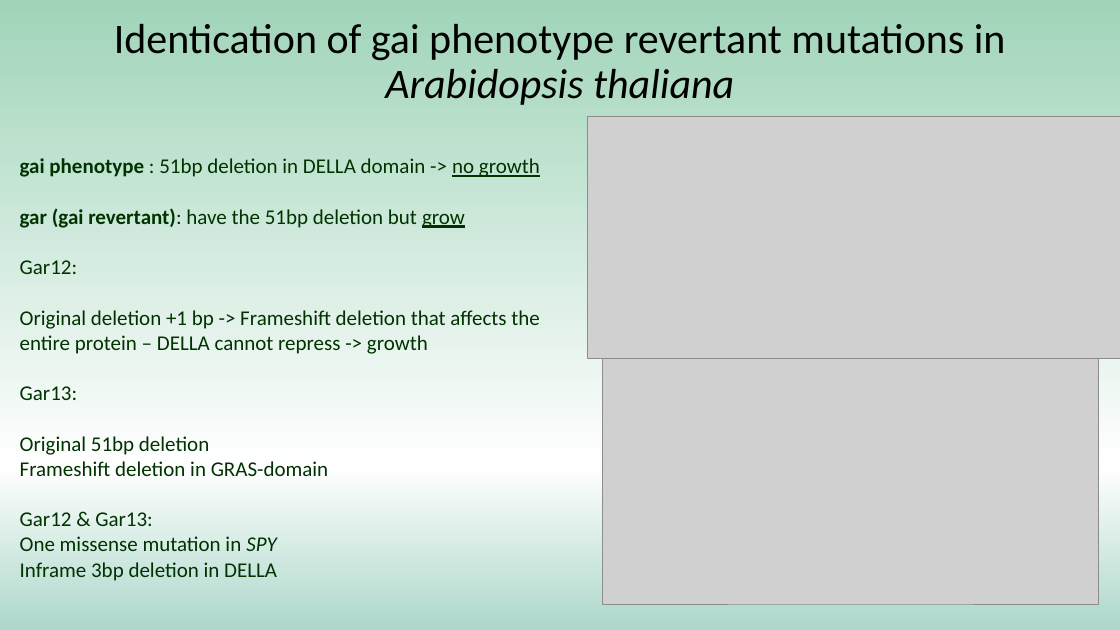
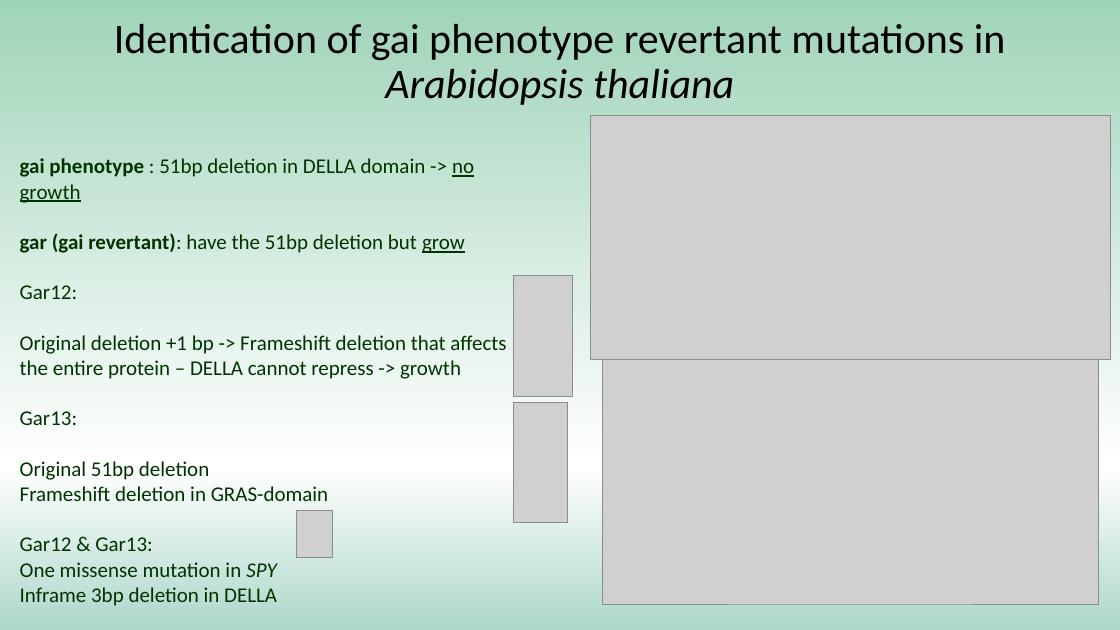
Before and after one commit to ThibaultSchowing/bioinfo_insillico, a slide deck: slide 2 of Presentation/BC7107_Schowing.pptx. Drawn at 1120x630 pixels with LibreOffice and Linux fonts; fonts in the diff are those of the drawing; grey boxes stand for pictures. Boxes give left, top, right and bottom in pixels: in the first picture for what was removed or moved away, otherwise in the second. Text is boxed around its words. In the diff, an @@ line names an element or a change of style, - is before the commit and + after.

Commit message:
draft finished

```diff
--- a/Presentation/BC7107_Schowing.pptx
+++ b/Presentation/BC7107_Schowing.pptx
@@ picture: place and size @@
-picture at bbox=[588, 116, 1120, 359]
+picture at bbox=[591, 115, 1110, 360]
@@ text "gai phenotype : 51bp deletion ..." rewrapped from bbox=[20, 158, 540, 581] to bbox=[20, 158, 506, 606] @@
@@ picture added at bbox=[513, 276, 573, 396] @@
@@ picture added at bbox=[513, 402, 568, 523] @@
@@ picture added at bbox=[297, 511, 332, 558] @@
```
Also in this commit, not shown: 1 slide added.
